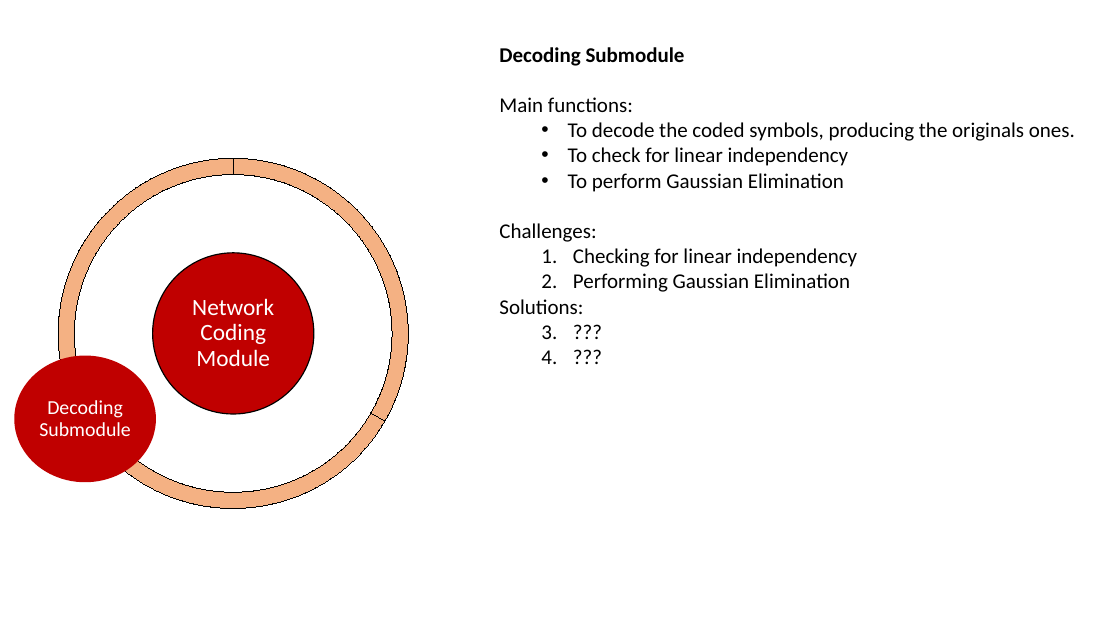
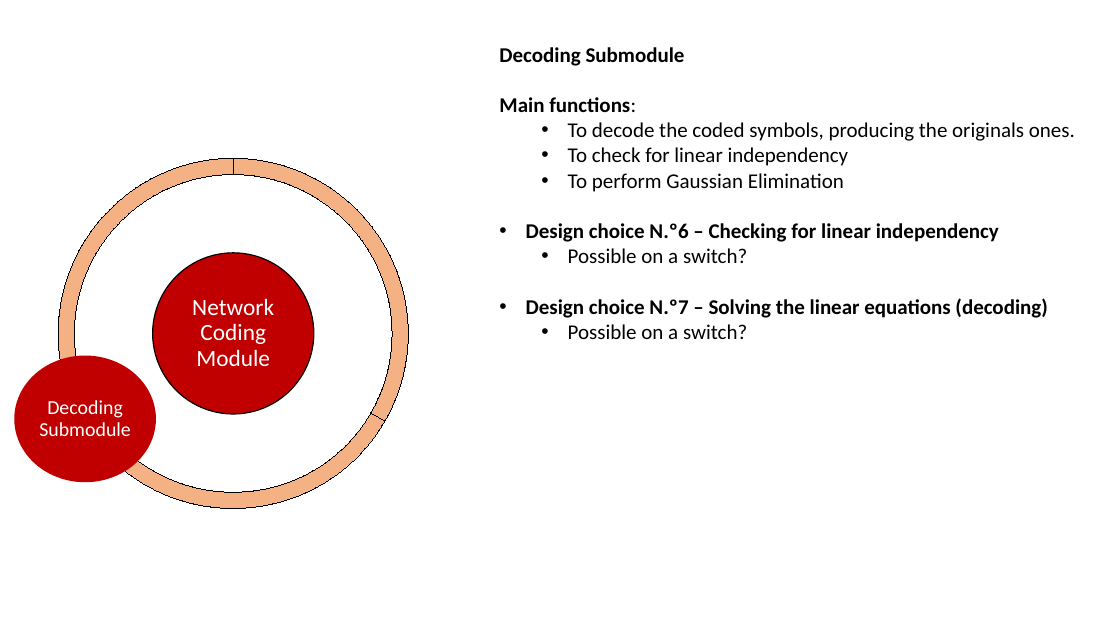
Before and after one commit to netx-ulx/NC, a slide deck: slide 8 of Docs/Design of a RLNC implementation on the switch.pptx (slide 7 before the commit). Drawn at 1120x630 pixels with LibreOffice and Linux fonts; fonts in the diff are those of the drawing. Boxes give left, top, right and bottom in pixels: in the first picture for what was removed or moved away, otherwise in the second. Text is boxed around its words. In the diff, an @@ line names an element or a change of style, - is before the commit and + after.

Commit message:
Updated slides of design choices of RLNC

```diff
--- a/Docs/Design of a RLNC implementation on the switch.pptx
+++ b/Docs/Design of a RLNC implementation on the switch.pptx
@@ text at (499,97,636,112): bold on in "Main functions:" @@
@@ text at (526,223,1047,339): text changed; bold on @@
-Challenges:
-  1. Checking for linear independency
-  2. Performing Gaussian Elimination
-Solutions:
-  1. ???
-  2. ???
+• Design choice N.º6 – Checking for linear independency
+  • Possible on a switch?
+• Design choice N.º7 – Solving the linear equations (decoding)
+  • Possible on a switch?
```
Also in this commit, not shown: 5 other slides changed, 2 slides added.
